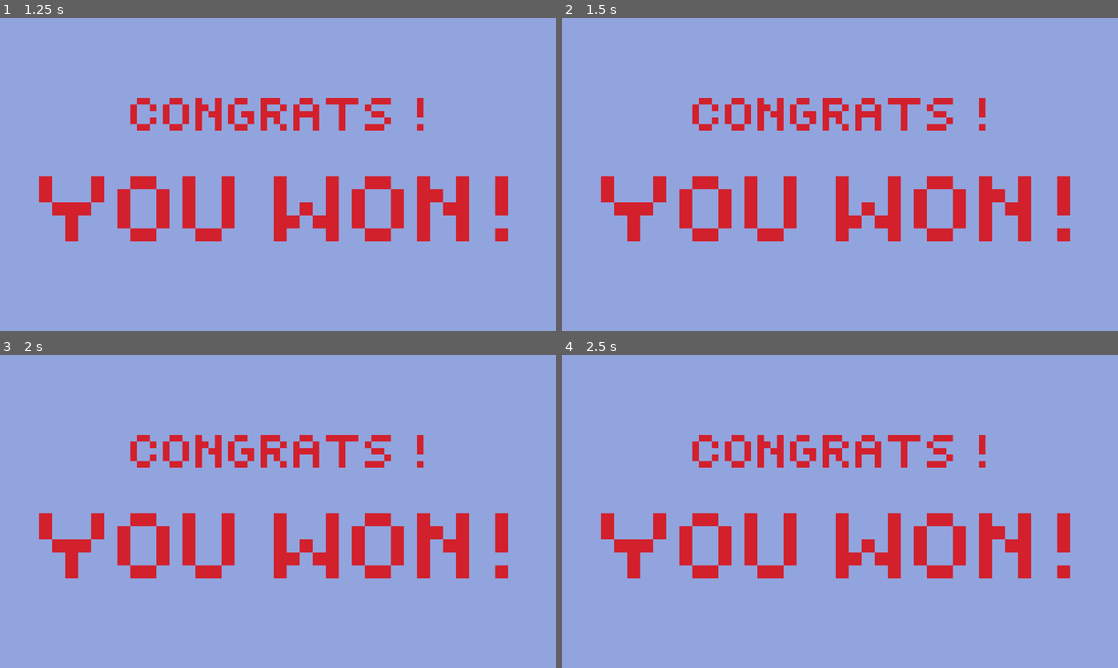
Above: before the commit, frames 1-4 (two rows, left to right).
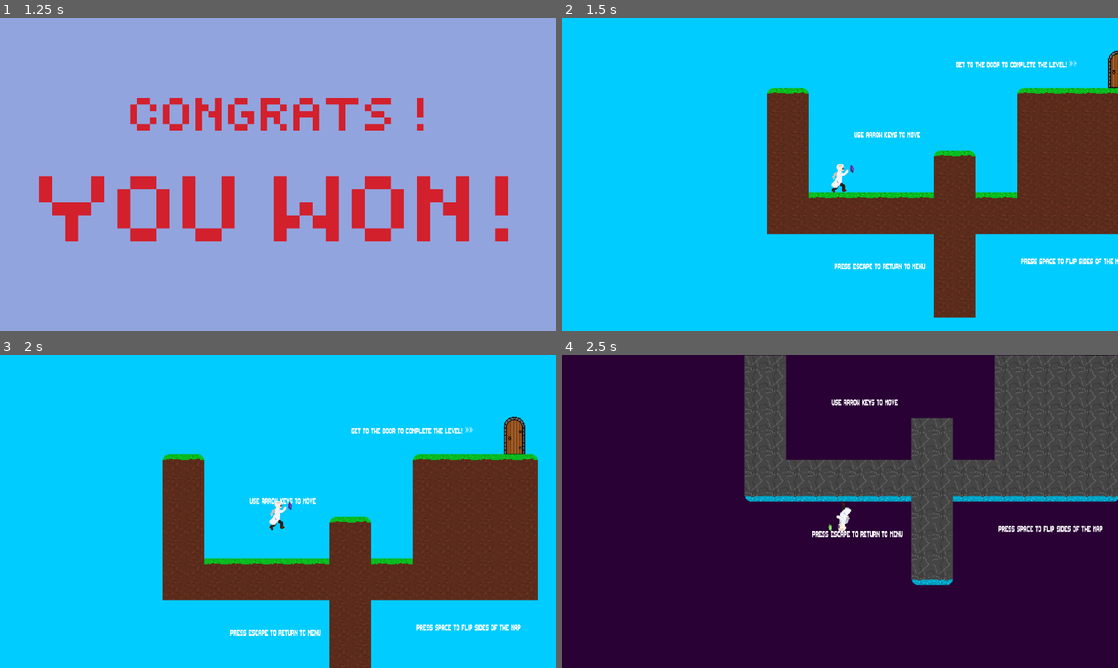
Above: after the commit, the same moments.

Repository: jasjakub1/Flipside
Game: Godot game, scene res://Scenes/Victory.tscn
The game is run twice, just before and just after one commit, with the same random seed, the same clock (stepped at 60 frames per second) and the same inputs. This scene is started directly instead of the project's main scene.
Inputs:
- Up to frame 1 (1.25 s): tap Enter at 0.5 s; hold Right (right) from 0.53 s (still down); tap Space (flip) at 0.6 s; tap Up (up) at 0.77 s
- Up to frame 2 (1.5 s): keep holding Right (right); tap R (retry) at 1.25 s; tap Space (flip) at 1.35 s
- Up to frame 3 (2 s): keep holding Right (right); tap Up (up) at 1.52 s
- Up to frame 4 (2.5 s): tap Space (flip) at 2, 2.1 s; release Right (right) at 2.03 s; hold Left (left) from 2.03 s (still down)

Frame 1 is identical in both runs. In frame 2, 100% of the frame differs, in the area x 0-100%, y 0-100%; in frame 3, 100%; in frame 4, 100%.
Error after the commit: Attempt to call function 'show' in base 'null instance' on a null instance. (res://Scripts/game_manager.gd:68)

Commit message:
level select buttons

Diff:
--- a/Scenes/Main Menu.tscn
+++ b/Scenes/Main Menu.tscn
@@ -97,59 +97,77 @@
 
 [node name="level button array" type="Node2D" parent="." unique_id=1048403914]
 
-[node name="LevelSelectButton" parent="level button array" unique_id=1222874599 instance=ExtResource("11_tbdrc")]
-offset_left = 450.0
-offset_top = 268.0
-offset_right = 514.0
-offset_bottom = 332.0
+[node name="LevelSelectButton1" parent="level button array" unique_id=1222874599 instance=ExtResource("11_tbdrc")]
+offset_left = 512.0
+offset_top = 256.0
+offset_right = 576.0
+offset_bottom = 320.0
 
-[node name="LevelSelectButton2" parent="level button array" unique_id=943392383 instance=ExtResource("11_tbdrc")]
-offset_left = 550.0
-offset_top = 268.0
-offset_right = 614.0
-offset_bottom = 332.0
+[node name="LevelSelectButton2" parent="level button array" unique_id=396669355 instance=ExtResource("11_tbdrc")]
+offset_left = 608.0
+offset_top = 256.0
+offset_right = 672.0
+offset_bottom = 320.0
 
-[node name="LevelSelectButton3" parent="level button array" unique_id=34569344 instance=ExtResource("11_tbdrc")]
-offset_left = 650.0
-offset_top = 268.0
-offset_right = 714.0
-offset_bottom = 332.0
+[node name="LevelSelectButton3" parent="level button array" unique_id=757361594 instance=ExtResource("11_tbdrc")]
+offset_left = 704.0
+offset_top = 256.0
+offset_right = 768.0
+offset_bottom = 320.0
 
-[node name="LevelSelectButton4" parent="level button array" unique_id=590592324 instance=ExtResource("11_tbdrc")]
-offset_left = 750.0
-offset_top = 268.0
-offset_right = 814.0
-offset_bottom = 332.0
+[node name="LevelSelectButton4" parent="level button array" unique_id=943392383 instance=ExtResource("11_tbdrc")]
+offset_left = 800.0
+offset_top = 256.0
+offset_right = 864.0
+offset_bottom = 320.0
 
-[node name="LevelSelectButton5" parent="level button array" unique_id=1642343953 instance=ExtResource("11_tbdrc")]
-offset_left = 850.0
-offset_top = 268.0
-offset_right = 914.0
-offset_bottom = 332.0
+[node name="LevelSelectButton5" parent="level button array" unique_id=34569344 instance=ExtResource("11_tbdrc")]
+offset_left = 896.0
+offset_top = 256.0
+offset_right = 960.0
+offset_bottom = 320.0
 
-[node name="LevelSelectButton6" parent="level button array" unique_id=1769092777 instance=ExtResource("11_tbdrc")]
-offset_left = 950.0
-offset_top = 268.0
-offset_right = 1014.0
-offset_bottom = 332.0
+[node name="LevelSelectButton6" parent="level button array" unique_id=590592324 instance=ExtResource("11_tbdrc")]
+offset_left = 512.0
+offset_top = 344.0
+offset_right = 576.0
+offset_bottom = 408.0
 
-[node name="LevelSelectButton7" parent="level button array" unique_id=1844919961 instance=ExtResource("11_tbdrc")]
-offset_left = 1050.0
-offset_top = 268.0
-offset_right = 1114.0
-offset_bottom = 332.0
+[node name="LevelSelectButton7" parent="level button array" unique_id=1642343953 instance=ExtResource("11_tbdrc")]
+offset_left = 608.0
+offset_top = 344.0
+offset_right = 672.0
+offset_bottom = 408.0
 
-[node name="LevelSelectButton8" parent="level button array" unique_id=1466020239 instance=ExtResource("11_tbdrc")]
-offset_left = 450.0
-offset_top = 368.0
-offset_right = 514.0
-offset_bottom = 432.0
+[node name="LevelSelectButton8" parent="level button array" unique_id=1769092777 instance=ExtResource("11_tbdrc")]
+offset_left = 704.0
+offset_top = 344.0
+offset_right = 768.0
+offset_bottom = 408.0
 
-[node name="LevelSelectButton9" parent="level button array" unique_id=192202340 instance=ExtResource("11_tbdrc")]
-offset_left = 550.0
-offset_top = 368.0
-offset_right = 614.0
-offset_bottom = 432.0
+[node name="LevelSelectButton9" parent="level button array" unique_id=1844919961 instance=ExtResource("11_tbdrc")]
+offset_left = 800.0
+offset_top = 344.0
+offset_right = 864.0
+offset_bottom = 408.0
+
+[node name="LevelSelectButton10" parent="level button array" unique_id=1466020239 instance=ExtResource("11_tbdrc")]
+offset_left = 896.0
+offset_top = 344.0
+offset_right = 960.0
+offset_bottom = 408.0
+
+[node name="LevelSelectButton11" parent="level button array" unique_id=192202340 instance=ExtResource("11_tbdrc")]
+offset_left = 512.0
+offset_top = 432.0
+offset_right = 576.0
+offset_bottom = 496.0
+
+[node name="LevelSelectButton12" parent="level button array" unique_id=1007538771 instance=ExtResource("11_tbdrc")]
+offset_left = 608.0
+offset_top = 432.0
+offset_right = 672.0
+offset_bottom = 496.0
 
 [node name="MainMenuBg" type="Sprite2D" parent="." unique_id=2038645332]
 z_index = -10
--- a/Scenes/Victory.tscn
+++ b/Scenes/Victory.tscn
@@ -1,7 +1,8 @@
-[gd_scene format=3 uid="uid://dvcl53u4qwc2i"]
+[gd_scene format=3 uid="uid://ccnr8ate74nco"]
 
 [ext_resource type="Texture2D" uid="uid://d30sgolrjpdkk" path="res://Assets/92a4de.png" id="1_q6vst"]
 [ext_resource type="Texture2D" uid="uid://bvb0pbe8e2m81" path="res://Assets/unnamed.png" id="2_13fhg"]
+[ext_resource type="PackedScene" uid="uid://d0cdtntvqoetx" path="res://Prefabs/game_manager.tscn" id="3_13fhg"]
 
 [node name="Victory" type="Node2D" unique_id=239767971]
 
@@ -17,3 +18,5 @@
 
 [node name="Camera2D" type="Camera2D" parent="." unique_id=1888708988]
 position = Vector2(651, 349)
+
+[node name="GameManager" parent="." unique_id=1526663803 instance=ExtResource("3_13fhg")]
--- a/Scripts/scene_loader.gd
+++ b/Scripts/scene_loader.gd
@@ -1,6 +1,6 @@
 extends Node
 
-var scenes = ["res://Scenes/Scene 1.tscn", "res://Scenes/Scene 3.tscn", "res://Scenes/Scene 6.tscn", "res://Scenes/Scene 2.tscn", "res://Scenes/Scene 5.tscn", "res://Scenes/Scene 7.tscn", "res://Scenes/Scene 8.tscn", "res://Scenes/Scene 9.tscn", "res://Scenes/Scene 10.tscn", "res://Scenes/Scene 11.tscn", "res://Scenes/Victory.tscn"]
+var scenes = ["res://Scenes/Scene 1.tscn", "res://Scenes/Scene 3.tscn", "res://Scenes/Scene 6.tscn", "res://Scenes/Scene 2.tscn", "res://Scenes/Scene 4.tscn", "res://Scenes/Scene 5.tscn", "res://Scenes/Scene 7.tscn", "res://Scenes/Scene 8.tscn", "res://Scenes/Scene 9.tscn", "res://Scenes/Scene 10.tscn", "res://Scenes/Scene 11.tscn", "res://Scenes/Scene 12.tscn", "res://Scenes/Victory.tscn"]
 var i = 0
 
 func nextScene():
Not shown: 1 places in Scenes/Main Menu.tscn that only renumber resources
